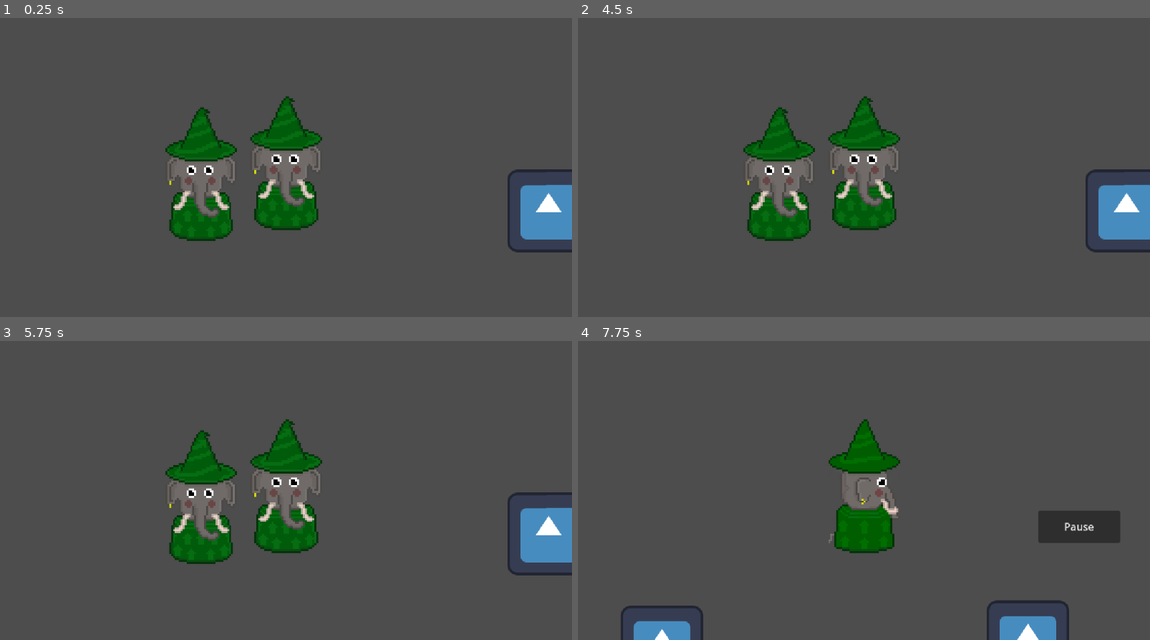
Above: before the commit, frames 1-4 (two rows, left to right).
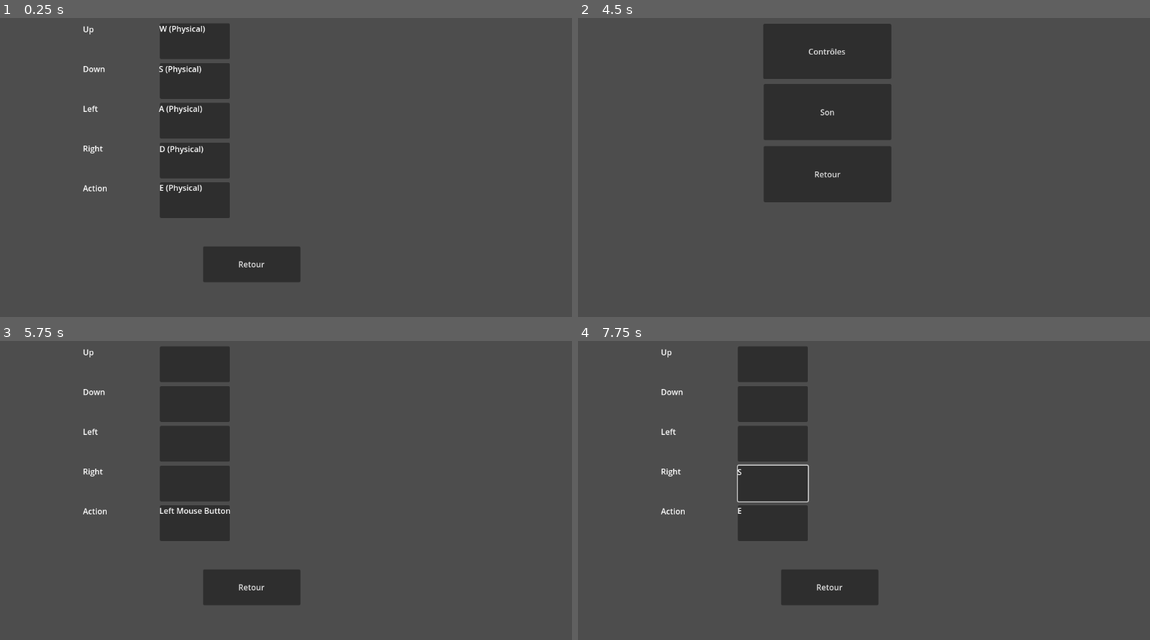
Above: after the commit, the same moments.

Repository: matteoJeulin/gameJam2023
Game: Godot game, scene res://Scenes/Menus/Controles.tscn
The game is run twice, just before and just after one commit, with the same random seed, the same clock (stepped at 60 frames per second) and the same inputs. Before the commit the project starts from res://Scenes/main.tscn. The engine's default icon, where the game draws it, is replaced by a stand-in: a white triangle on a blue panel in a dark square.
Inputs (mouse positions are in pixels of both pictures, inside the frame that each line leads up to):
- Up to frame 1 (0.25 s): no input
- Up to frame 2 (4.5 s): click (772, 41) at 0.52 s; click (772, 80) at 1.27 s; click (772, 119) at 2.02 s; click (772, 161) at 2.77 s; click (772, 200) at 3.52 s; click (829, 263) at 4.25 s, where only the run after the commit has a clickable "Retour"
- Up to frame 3 (5.75 s): click (251, 373) at 5 s, where only the run after the commit has a clickable "Contrôles"
- Up to frame 4 (7.75 s): tap Enter at 5.75 s; move the mouse to (778, 538) at 5.77 s; hold D (right, bound only before the commit) 5.78-6.53 s; click (778, 538) at 5.85 s; tap E (action, bound only before the commit) at 6.05 s; move the mouse to (749, 496) at 6.52 s; hold S (down, bound only before the commit) 6.53-7.28 s; tap E (action) at 6.6, 7.35 s; click (749, 496) at 6.67 s; move the mouse to (921, 406) at 7.27 s; hold D (right, bound only before the commit) from 7.28 s (still down); click (921, 406) at 7.42 s

The runs differ from the first frame. In frame 1, 16% of the frame differs, in the area x 14-100%, y 1-89%; in frame 2, 17%, in the area x 28-100%, y 1-79%; in frame 3, 16%; in frame 4, 16%.

Commit message:
Ajout choix bind

Diff:
--- a/Scenes/Menus/Controles.tscn
+++ b/Scenes/Menus/Controles.tscn
@@ -2,7 +2,9 @@
 
 [ext_resource type="Script" path="res://Scripts/Menus/Controles.gd" id="1_6swyr"]
 
-[node name="Controles" type="Node2D"]
+[node name="Controles" type="Control"]
+layout_mode = 3
+anchors_preset = 0
 script = ExtResource("1_6swyr")
 
 [node name="TextEdit" type="RichTextLabel" parent="."]
@@ -38,33 +40,33 @@
 offset_top = 377.0
 offset_right = 305.0
 offset_bottom = 448.0
-text = "Interaction"
+text = "Action"
 
-[node name="Bind_Up" type="Button" parent="."]
+[node name="up" type="Button" parent="."]
 offset_left = 322.0
 offset_top = 57.0
 offset_right = 463.0
 offset_bottom = 129.0
 
-[node name="Bind_Down" type="Button" parent="."]
+[node name="down" type="Button" parent="."]
 offset_left = 322.0
 offset_top = 137.0
 offset_right = 463.0
 offset_bottom = 209.0
 
-[node name="Bind_Left" type="Button" parent="."]
+[node name="left" type="Button" parent="."]
 offset_left = 322.0
 offset_top = 217.0
 offset_right = 463.0
 offset_bottom = 289.0
 
-[node name="Bind_Right" type="Button" parent="."]
+[node name="right" type="Button" parent="."]
 offset_left = 322.0
 offset_top = 297.0
 offset_right = 463.0
 offset_bottom = 369.0
 
-[node name="Bind_Interaction" type="Button" parent="."]
+[node name="action" type="Button" parent="."]
 offset_left = 322.0
 offset_top = 377.0
 offset_right = 463.0
@@ -77,9 +79,39 @@
 offset_bottom = 578.0
 text = "Retour"
 
-[connection signal="pressed" from="Bind_Up" to="." method="_on_bind_up_pressed"]
-[connection signal="pressed" from="Bind_Down" to="." method="_on_bind_down_pressed"]
-[connection signal="pressed" from="Bind_Left" to="." method="_on_bind_left_pressed"]
-[connection signal="pressed" from="Bind_Right" to="." method="_on_bind_right_pressed"]
-[connection signal="pressed" from="Bind_Interaction" to="." method="_on_bind_interaction_pressed"]
+[node name="Label_up" type="Label" parent="."]
+offset_left = 321.0
+offset_top = 56.0
+offset_right = 464.0
+offset_bottom = 130.0
+
+[node name="Label_down" type="Label" parent="."]
+offset_left = 320.0
+offset_top = 137.0
+offset_right = 463.0
+offset_bottom = 211.0
+
+[node name="Label_left" type="Label" parent="."]
+offset_left = 320.0
+offset_top = 217.0
+offset_right = 463.0
+offset_bottom = 291.0
+
+[node name="Label_right" type="Label" parent="."]
+offset_left = 321.0
+offset_top = 298.0
+offset_right = 464.0
+offset_bottom = 372.0
+
+[node name="Label_action" type="Label" parent="."]
+offset_left = 321.0
+offset_top = 376.0
+offset_right = 464.0
+offset_bottom = 450.0
+
+[connection signal="pressed" from="up" to="." method="_on_bind_up_pressed"]
+[connection signal="pressed" from="down" to="." method="_on_bind_down_pressed"]
+[connection signal="pressed" from="left" to="." method="_on_bind_left_pressed"]
+[connection signal="pressed" from="right" to="." method="_on_bind_right_pressed"]
+[connection signal="pressed" from="action" to="." method="_on_bind_interaction_pressed"]
 [connection signal="pressed" from="Retour" to="." method="_on_retour_pressed"]
--- a/Scripts/Menus/Controles.gd
+++ b/Scripts/Menus/Controles.gd
@@ -1,9 +1,97 @@
-extends Node2D
+extends Control
+
+var current_button : Button
+
+@onready var Bind_Up : Button = $up
+@onready var Bind_Down : Button = $down
+@onready var Bind_Left : Button = $left
+@onready var Bind_Right : Button = $right
+@onready var Bind_Action : Button = $action
+@onready var label_up : Label = $Label_up
+@onready var label_down : Label = $Label_down
+@onready var label_left : Label = $Label_left
+@onready var label_right : Label = $Label_right
+@onready var label_action : Label = $Label_action
+
+func _ready():
+	# Connect the buttons pressed signal:
+	Bind_Up.pressed.connect(_on_button_pressed.bind(Bind_Up))
+	Bind_Down.pressed.connect(_on_button_pressed.bind(Bind_Down))
+	Bind_Left.pressed.connect(_on_button_pressed.bind(Bind_Left))
+	Bind_Right.pressed.connect(_on_button_pressed.bind(Bind_Right))
+	Bind_Action.pressed.connect(_on_button_pressed.bind(Bind_Action))
+	_update_labels() # called to refresh the labels
 
 
-# Called when the node enters the scene tree for the first time.
-func _ready():
-	pass # Replace with function body.
+# Whenerver a button is pressed, do:
+func _on_button_pressed(button: Button):
+	current_button = button # assign clicked button to current_button
+
+
+func _on_bind_up_pressed(button: Button):
+	current_button = button
+
+
+func _input(event: InputEvent):
+	if !current_button: # return if current_button is null
+		return
+
+	if event is InputEventKey || event is InputEventMouseButton:
+
+		# This part is for deleting duplicate assignments:
+		# Add all assigned keys to a dictionary
+		var all_ies : Dictionary = {}
+		for ia in InputMap.get_actions():
+			for iae in InputMap.action_get_events(ia):
+				all_ies[iae.as_text()] = ia
+
+		# check if the new key is already in the dict.
+		# If yes, delete the old one.
+		if all_ies.keys().has(event.as_text()):
+			InputMap.action_erase_events(all_ies[event.as_text()])
+
+		# This part is where the actual remapping occures:
+		# Erase the event in the Input map
+		InputMap.action_erase_events(current_button.name)
+		# And assign the new event to it
+		InputMap.action_add_event(current_button.name, event)
+
+		# After a key is assigned, set current_button back to null
+		current_button = null
+
+		_update_labels() # refresh the labels
+
+func _update_labels():
+	# This is just a quick way to update the labels:
+	var eb1 : Array[InputEvent] = InputMap.action_get_events("up")
+	if !eb1.is_empty():
+		label_up.text = eb1[0].as_text()
+	else:
+		label_up.text = ""
+
+	var eb2 : Array[InputEvent] = InputMap.action_get_events("down")
+	if !eb2.is_empty():
+		label_down.text = eb2[0].as_text()
+	else:
+		label_down.text = ""
+
+	var eb3 : Array[InputEvent] = InputMap.action_get_events("left")
+	if !eb3.is_empty():
+		label_left.text = eb3[0].as_text()
+	else:
+		label_left.text = ""
+
+	var eb4 : Array[InputEvent] = InputMap.action_get_events("right")
+	if !eb4.is_empty():
+		label_right.text = eb4[0].as_text()
+	else:
+		label_right.text = ""
+
+	var eb5 : Array[InputEvent] = InputMap.action_get_events("action")
+	if !eb5.is_empty():
+		label_action.text = eb5[0].as_text()
+	else:
+		label_action.text = ""
 
 
 # Called every frame. 'delta' is the elapsed time since the previous frame.
--- a/project.godot
+++ b/project.godot
@@ -11,7 +11,7 @@
 [application]
 
 config/name="Fleches"
-run/main_scene="res://Scenes/main.tscn"
+run/main_scene="res://Scenes/Menus/Controles.tscn"
 config/features=PackedStringArray("4.2", "Forward Plus")
 config/icon="res://icon.svg"
 
@@ -19,32 +19,27 @@
 
 up={
 "deadzone": 0.5,
-"events": [Object(InputEventKey,"resource_local_to_scene":false,"resource_name":"","device":-1,"window_id":0,"alt_pressed":false,"shift_pressed":false,"ctrl_pressed":false,"meta_pressed":false,"pressed":false,"keycode":0,"physical_keycode":87,"key_label":0,"unicode":122,"echo":false,"script":null)
-, Object(InputEventKey,"resource_local_to_scene":false,"resource_name":"","device":-1,"window_id":0,"alt_pressed":false,"shift_pressed":false,"ctrl_pressed":false,"meta_pressed":false,"pressed":false,"keycode":0,"physical_keycode":4194320,"key_label":0,"unicode":0,"echo":false,"script":null)
+"events": [Object(InputEventKey,"resource_local_to_scene":false,"resource_name":"","device":0,"window_id":0,"alt_pressed":false,"shift_pressed":false,"ctrl_pressed":false,"meta_pressed":false,"pressed":false,"keycode":0,"physical_keycode":87,"key_label":0,"unicode":0,"echo":false,"script":null)
+]
+}
+down={
+"deadzone": 0.5,
+"events": [Object(InputEventKey,"resource_local_to_scene":false,"resource_name":"","device":-1,"window_id":0,"alt_pressed":false,"shift_pressed":false,"ctrl_pressed":false,"meta_pressed":false,"pressed":false,"keycode":0,"physical_keycode":83,"key_label":0,"unicode":115,"echo":false,"script":null)
+]
+}
+left={
+"deadzone": 0.5,
+"events": [Object(InputEventKey,"resource_local_to_scene":false,"resource_name":"","device":-1,"window_id":0,"alt_pressed":false,"shift_pressed":false,"ctrl_pressed":false,"meta_pressed":false,"pressed":false,"keycode":0,"physical_keycode":65,"key_label":0,"unicode":113,"echo":false,"script":null)
 ]
 }
 right={
 "deadzone": 0.5,
 "events": [Object(InputEventKey,"resource_local_to_scene":false,"resource_name":"","device":-1,"window_id":0,"alt_pressed":false,"shift_pressed":false,"ctrl_pressed":false,"meta_pressed":false,"pressed":false,"keycode":0,"physical_keycode":68,"key_label":0,"unicode":100,"echo":false,"script":null)
-, Object(InputEventKey,"resource_local_to_scene":false,"resource_name":"","device":-1,"window_id":0,"alt_pressed":false,"shift_pressed":false,"ctrl_pressed":false,"meta_pressed":false,"pressed":false,"keycode":0,"physical_keycode":4194321,"key_label":0,"unicode":0,"echo":false,"script":null)
-]
-}
-down={
-"deadzone": 0.5,
-"events": [Object(InputEventKey,"resource_local_to_scene":false,"resource_name":"","device":-1,"window_id":0,"alt_pressed":false,"shift_pressed":false,"ctrl_pressed":false,"meta_pressed":false,"pressed":false,"keycode":0,"physical_keycode":83,"key_label":0,"unicode":115,"echo":false,"script":null)
-, Object(InputEventKey,"resource_local_to_scene":false,"resource_name":"","device":-1,"window_id":0,"alt_pressed":false,"shift_pressed":false,"ctrl_pressed":false,"meta_pressed":false,"pressed":false,"keycode":0,"physical_keycode":4194322,"key_label":0,"unicode":0,"echo":false,"script":null)
-]
-}
-left={
-"deadzone": 0.5,
-"events": [Object(InputEventKey,"resource_local_to_scene":false,"resource_name":"","device":-1,"window_id":0,"alt_pressed":false,"shift_pressed":false,"ctrl_pressed":false,"meta_pressed":false,"pressed":false,"keycode":0,"physical_keycode":65,"key_label":0,"unicode":113,"echo":false,"script":null)
-, Object(InputEventKey,"resource_local_to_scene":false,"resource_name":"","device":-1,"window_id":0,"alt_pressed":false,"shift_pressed":false,"ctrl_pressed":false,"meta_pressed":false,"pressed":false,"keycode":0,"physical_keycode":4194319,"key_label":0,"unicode":0,"echo":false,"script":null)
 ]
 }
 action={
 "deadzone": 0.5,
 "events": [Object(InputEventKey,"resource_local_to_scene":false,"resource_name":"","device":-1,"window_id":0,"alt_pressed":false,"shift_pressed":false,"ctrl_pressed":false,"meta_pressed":false,"pressed":false,"keycode":0,"physical_keycode":69,"key_label":0,"unicode":101,"echo":false,"script":null)
-, Object(InputEventKey,"resource_local_to_scene":false,"resource_name":"","device":-1,"window_id":0,"alt_pressed":false,"shift_pressed":false,"ctrl_pressed":false,"meta_pressed":false,"pressed":false,"keycode":0,"physical_keycode":4194309,"key_label":0,"unicode":0,"echo":false,"script":null)
 ]
 }
 
